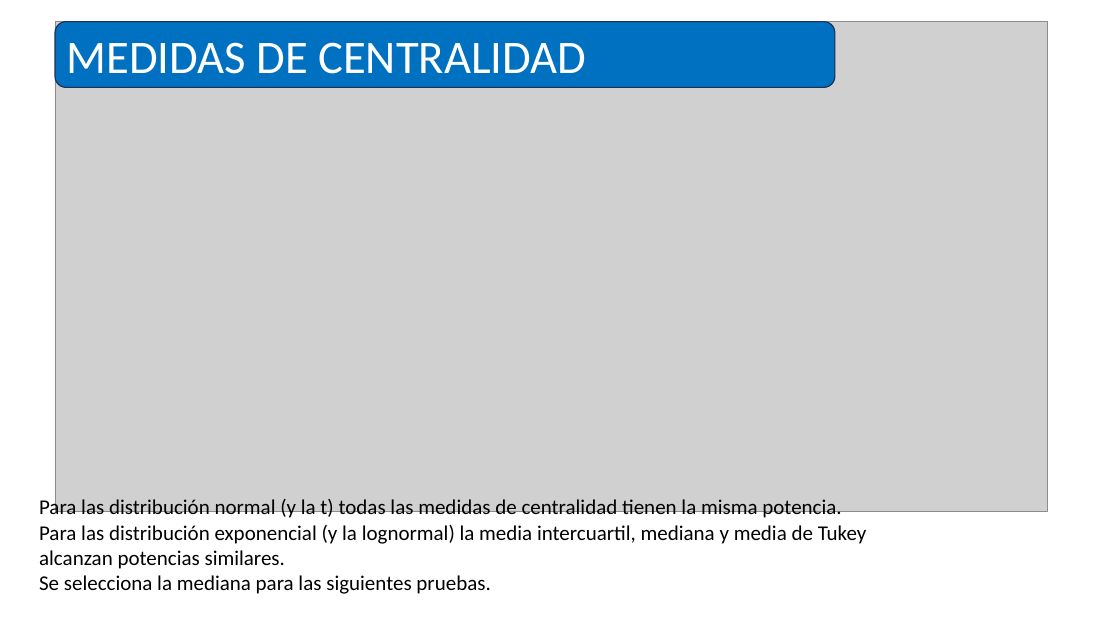
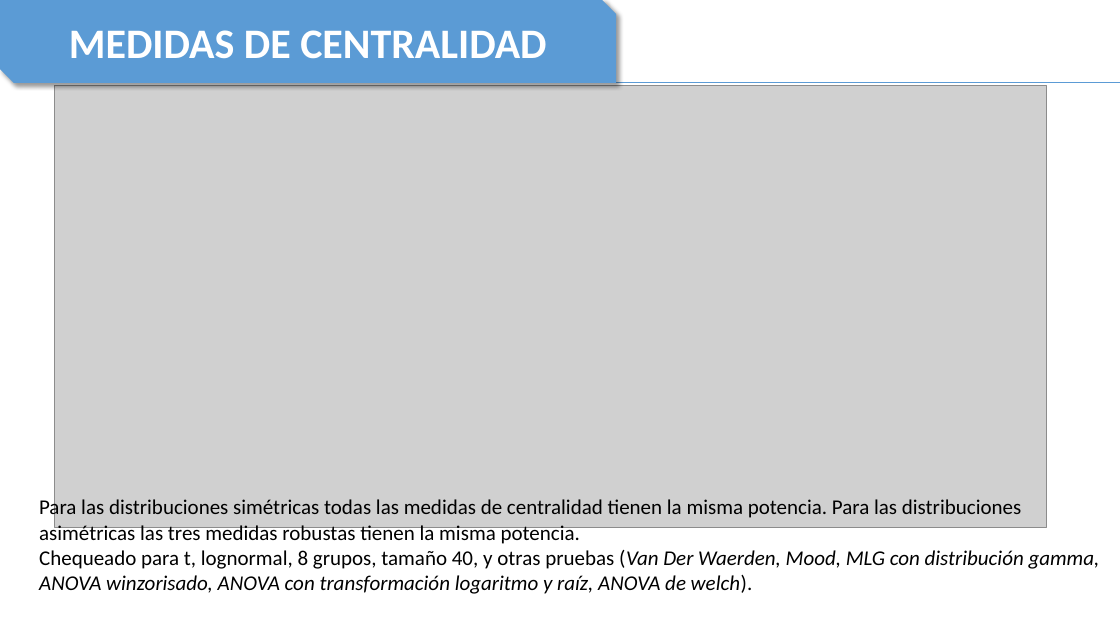
Before and after one commit to TheNaranjero/sae-2026, a slide deck: slide 9 of Presentation1.pptx (slide 2 before the commit). Drawn at 1120x630 pixels with LibreOffice and Linux fonts; fonts in the diff are those of the drawing; grey boxes stand for pictures. Boxes give left, top, right and bottom in pixels: in the first picture for what was removed or moved away, otherwise in the second. Text is boxed around its words. In the diff, an @@ line names an element or a change of style, - is before the commit and + after.

```diff
--- a/Presentation1.pptx
+++ b/Presentation1.pptx
@@ snip diag rect "MEDIDAS DE CENTRALIDAD": place and size @@
-snip diag rect "MEDIDAS DE CENTRALIDAD" at [55,22,834,87]
+snip diag rect "MEDIDAS DE CENTRALIDAD" at [0,0,616,83]
@@ snip diag rect "MEDIDAS DE CENTRALIDAD" at [0,0,616,83]: size 40 to 36 pt, bold on; alignment left to centre; rounded rectangle to snip diag rect; fill #0070C0 to #5B9BD5; outline #1E3256 1 pt to none; shadow on @@
@@ line added from (19, 82) to (1120, 82), #5B9BD5 0.5 pt @@
@@ picture: place and size @@
-picture at [55,22,1047,513]
+picture at [55,86,1047,528]
@@ text at [39,497,1100,594]: text changed @@
-Para las distribución normal (y la t) todas las medidas de centralidad tienen la misma potencia.
-Para las distribución exponencial (y la lognormal) la media intercuartil, mediana y media de Tukey alcanzan potencias similares.
-Se selecciona la mediana para las siguientes pruebas.
+Para las distribuciones simétricas todas las medidas de centralidad tienen la misma potencia. Para las distribuciones asimétricas las tres medidas robustas tienen la misma potencia.
+Chequeado para t, lognormal, 8 grupos, tamaño 40, y otras pruebas (Van Der Waerden, Mood, MLG con distribución gamma, ANOVA winzorisado, ANOVA con transformación logaritmo y raíz, ANOVA de welch).
```
Also in this commit, not shown: 7 other slides changed, 9 slides added, 4 slides removed, 9 other files.
